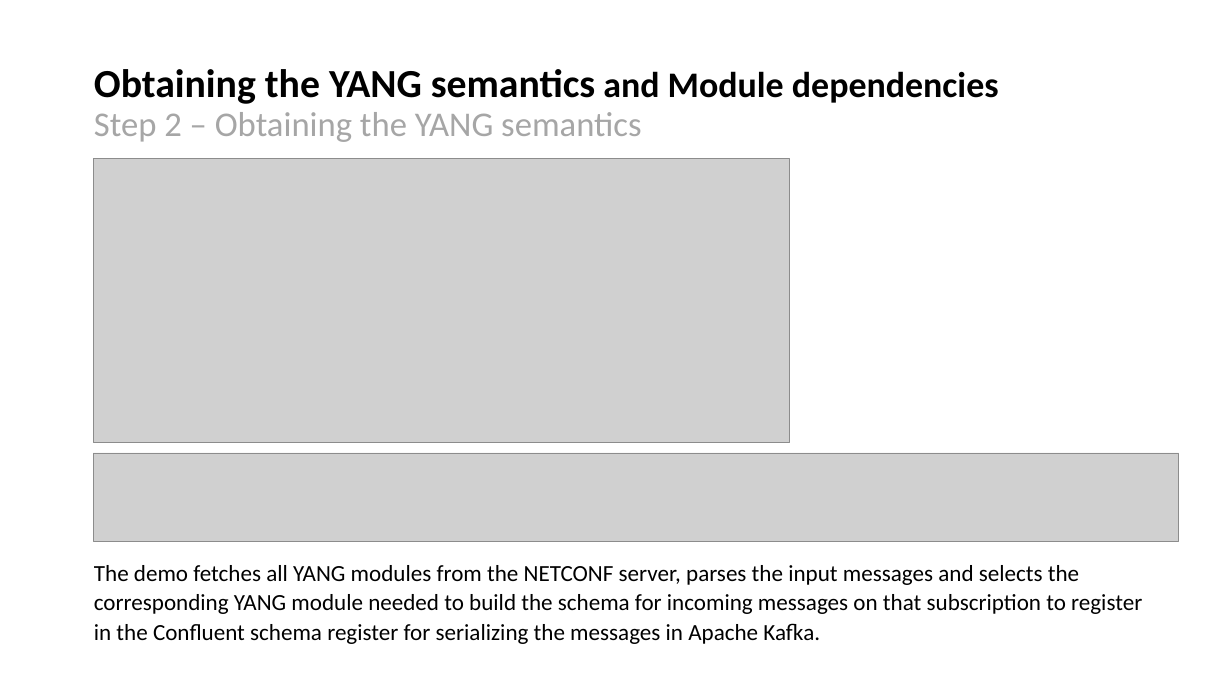
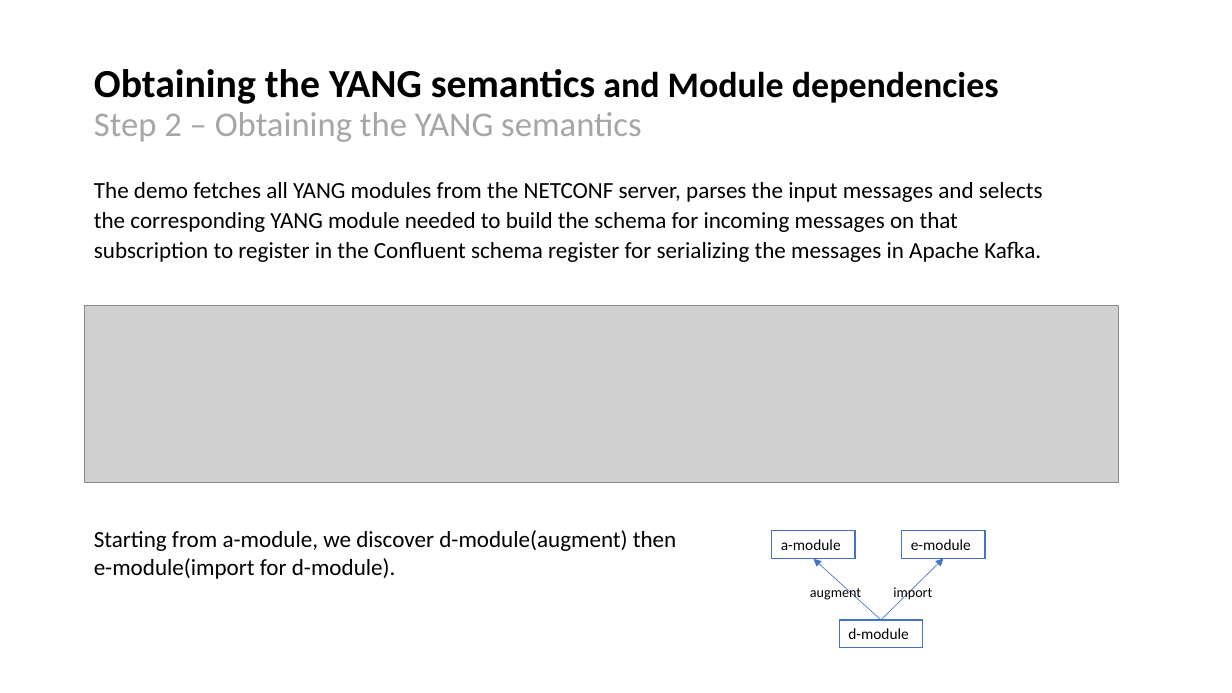
Before and after one commit to network-analytics/ietf-network-analytics-document-status, a slide deck: slide 5 of 117/Side-Meetings/ietf117-netconf-yang-push-data-mesh-integration.pptx. Drawn at 1232x693 pixels with LibreOffice and Linux fonts; fonts in the diff are those of the drawing; grey boxes stand for pictures. Boxes give left, top, right and bottom in pixels: in the first picture for what was removed or moved away, otherwise in the second. Text is boxed around its words. In the diff, an @@ line names an element or a change of style, - is before the commit and + after.

```diff
--- a/117/Side-Meetings/ietf117-netconf-yang-push-data-mesh-integration.pptx
+++ b/117/Side-Meetings/ietf117-netconf-yang-push-data-mesh-integration.pptx
@@ text "The demo fetches all YANG ..." rewrapped from <box>94,565,1142,644</box> to <box>94,182,1043,262</box> @@
@@ picture removed at <box>93,159,790,443</box> @@
@@ picture added at <box>85,306,1119,483</box> @@
@@ picture removed at <box>93,453,1179,542</box> @@
@@ text added at <box>94,530,676,579</box>, 18 pt, text #000000 @@
+Starting from a-module, we discover d-module(augment) then e-module(import for d-module).
@@ group added at <box>772,531,985,648</box>: 3 rectangles, 2 arrows, 2 texts @@
+a-module
+d-module
+augment
+e-module
+import
```
Also in this commit, not shown: 3 other slides changed, 2 slides added, 4 slides removed, 1 other file.
